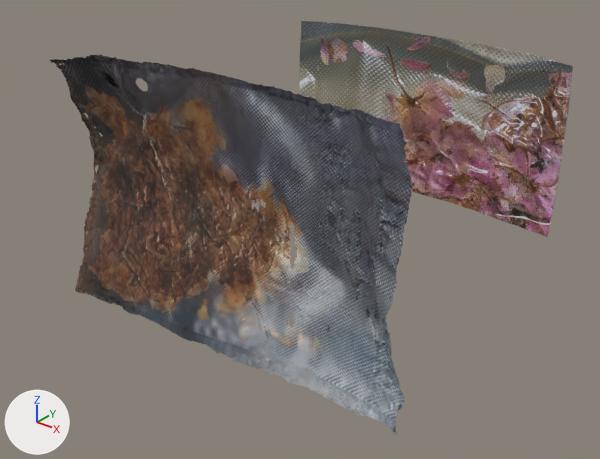
An edit to the glTF model docs/wiese_i.glb, drawn before and after from the same camera.
Both versions are drawn from a camera (50 mm lens) standing at (3.57, -3.62, 3.62) and looking at (-0.02, 0.86, 0.84). Every picture has the same lights, and +X, +Y and +Z are marked at lower left. Where no turn or scale is listed for an object, it has been applied to the vertices.

The older version as bpy lines, for what is in view:
```python
me_default_001 = bpy.data.meshes.new('Default.001')
me_default_001.from_pydata(...)  # 60062 vertices, 117023 faces; spans x -1.53..1.51, y -0.21..0.16, z 0.25..2.24
me_default_001.materials.append(mat_solid)
me_plane = bpy.data.meshes.new('Plane')
me_plane.from_pydata(...)  # 100 vertices, 196 faces; spans x -1.32..1.32, y 2.48..2.65, z 0.55..2.01
me_plane.materials.append(mat_videotarget)  # picture img_auy4lwiw_jpeg
ob_videotarget = bpy.data.objects.new('videotarget', me_plane)
ob_videotarget.location = (0.0, 0.0, 0.0)
ob_wiese_high = bpy.data.objects.new('wiese_high', me_default_001)
ob_wiese_high.location = (0.0, 0.0, 0.0)
```
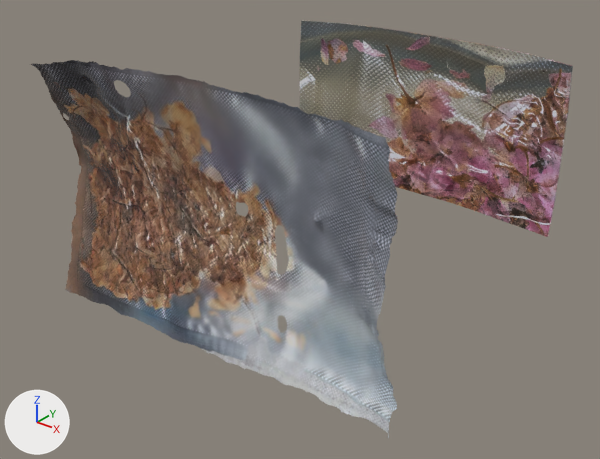
Where the change shows, as pixel boxes (x1, y1, x2, y2) in the pictures (600 x 459 px):
```json
{"object": "wiese_high", "change": "deleted", "before": [49, 54, 412, 435]}
{"object": "vt_wiese_low_02.002", "change": "added", "after": [31, 60, 398, 438]}
```

The change, as JSON lines over the scene's bpy script:
```json
{"op": "add", "block": "mat_wiese_low", "code": ["mat_wiese_low = principled_material('wiese_low')", "mat_wiese_low.texture = img_vt_wiese_bake_02", "mat_wiese_low.roughness = 0.151", "mat_wiese_low.coat_weight = 0.393"]}
{"op": "add", "block": "me_vt_wiese_low_02_002", "code": ["me_vt_wiese_low_02_002 = bpy.data.meshes.new('vt_wiese_low_02.002')", "me_vt_wiese_low_02_002.from_pydata(...)  # 19513 vertices, 38189 faces; spans x -1.5..1.49, y -0.81..-0.39, z -2.15..-0.16", "me_vt_wiese_low_02_002.materials.append(mat_wiese_low)  # picture img_vt_wiese_bake_02"]}
{"op": "remove", "block": "ob_wiese_high", "code": ["ob_wiese_high = bpy.data.objects.new('wiese_high', me_default_001)", "ob_wiese_high.location = (0.0, 0.0, 0.0)"]}
{"op": "add", "block": "ob_vt_wiese_low_02_002", "code": ["ob_vt_wiese_low_02_002 = bpy.data.objects.new('vt_wiese_low_02.002', me_vt_wiese_low_02_002)", "ob_vt_wiese_low_02_002.location = (0.0, 0.395, 2.404)"]}
```
